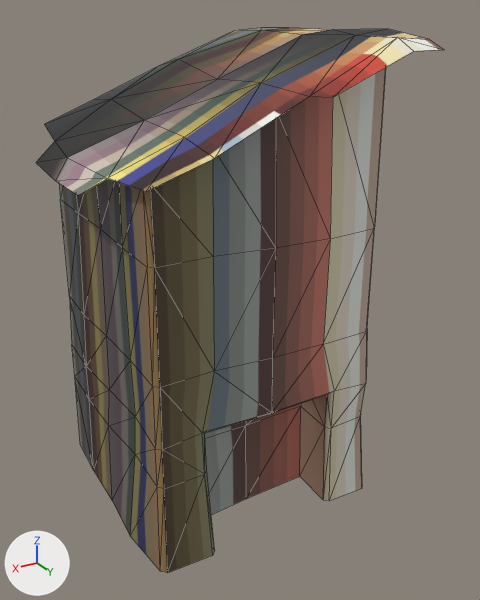
Two versions of the glTF model dans_modeling_agency/assets/MSH_Building_Hole_001.glb, one commit apart.
Before and after are seen from a 50 mm lens placed at (6.52, 11.98, 10.1), pointed at (-0.11, 0.93, 4.57). Arrows for +X, +Y and +Z are at lower left; the lights stay in place. Mesh edges are drawn as thin lines. Vertices at the same position are counted once.

Names of what the first picture shows: 'MSH_Building_001.001'.
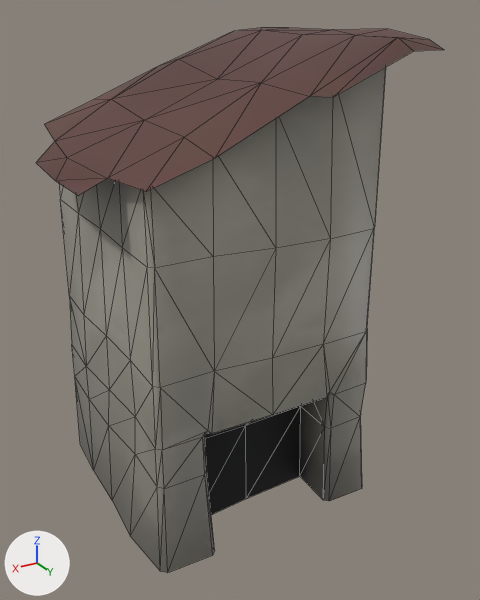
Where the change shows, as pixel boxes (x1, y1, x2, y2) in the pictures (480 x 600 px; the box of a moved part takes in the faces that stretch with it):
'MSH_Building_001.001', surface changed, reshaped: (36, 28, 444, 573) in both
part 1 of me_grid_019, moved or reshaped: (160, 331, 367, 489) in both
part 2 of me_grid_019, surface changed: (36, 28, 444, 573) in both

What the commit changed:
Picture 'TX_Buildings' (img_tx_buildings) is new.
Material 'Material' (mat_material) changes its picture from img_tx_palette to img_tx_buildings.
me_grid_019 is used by ob_msh_building_001_001; location (0.0, 0.0, 0.0).
me_grid_019 had 171 vertices, 276 faces and spanned x -2.68..3.36, y -2.65..3.63, z 0.0..9.85.
me_grid_019 now has 174 vertices, 276 faces and spans x -2.68..3.36, y -2.65..3.63, z 0.0..9.85.
Part 1, on me_grid_019:
8 vertices are removed from x -2.21..1.73, y 1.63..2.69, z 2.76..2.9.
34 faces are deleted.
2 vertices move from x -1.24..1.66, y 1.58..2.6, z 2.78..2.84 to x -1.24..1.66, y 1.57..2.61, z 2.81..2.82.
11 vertices are added at x -2.21..1.73, y 1.63..2.7, z 2.81..2.91.
34 new faces join them.
me_grid_019 part 2: 242 kept faces spanning x -2.68..3.36, y -2.65..3.63, z 0.0..9.85 get new texture (UV) coordinates.
